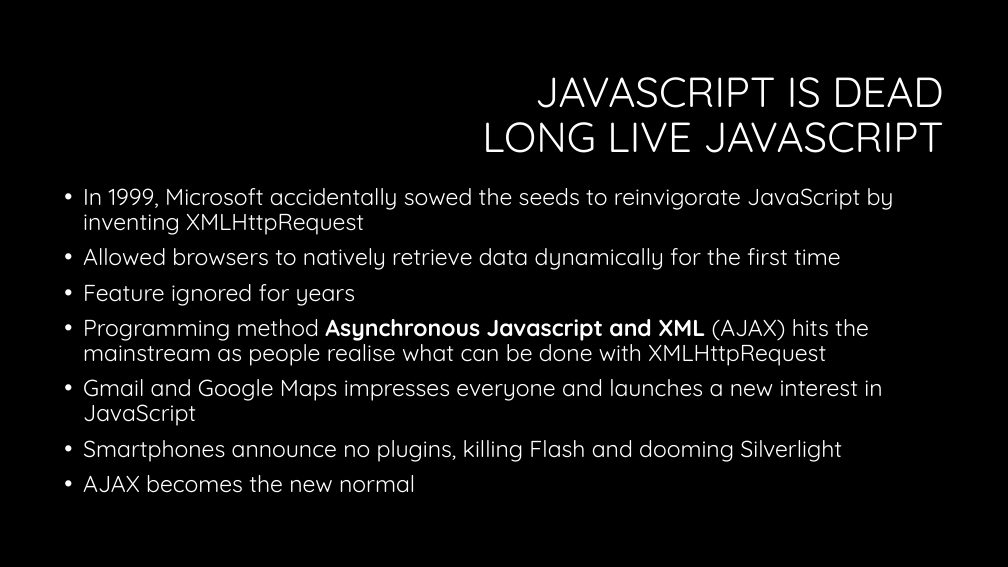
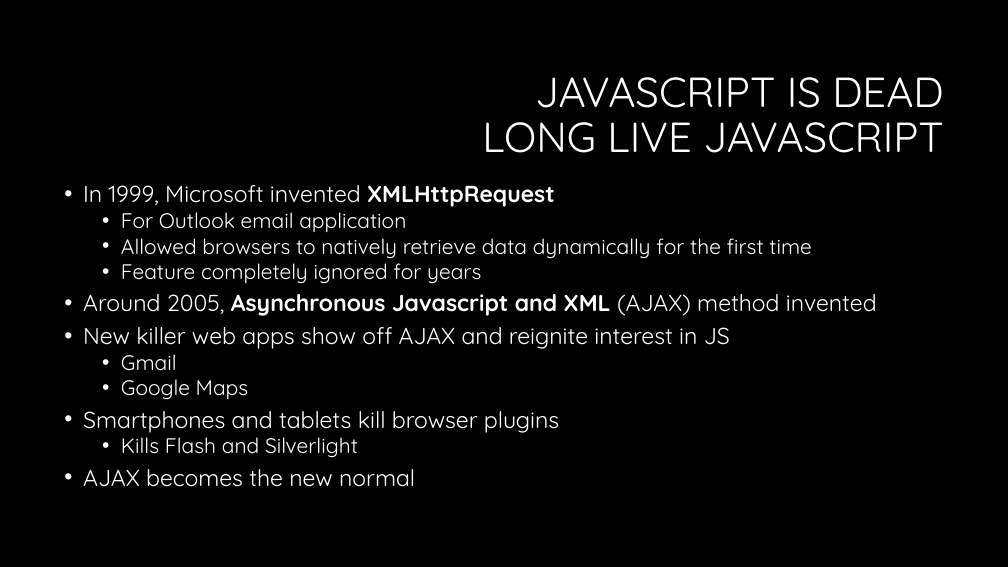
Before and after one commit to RonPenton/intro-to-typescript, a slide deck: slide 9 of Web development with Typescript.pptx (slide 8 before the commit). Drawn at 1008x567 pixels with LibreOffice and Linux fonts; fonts in the diff are those of the drawing; background and template pictures are left out. Boxes give left, top, right and bottom in pixels: in the first picture for what was removed or moved away, otherwise in the second. Text is boxed around its words. In the diff, an @@ line names an element or a change of style, - is before the commit and + after.

Commit message:
slides

```diff
--- a/Web development with Typescript.pptx
+++ b/Web development with Typescript.pptx
@@ text at (83, 185, 555, 232): text changed @@
-• In 1999, Microsoft accidentally sowed the seeds to reinvigorate JavaScript by inventing XMLHttpRequest
+• In 1999, Microsoft invented XMLHttpRequest
+  • For Outlook email application
@@ text at (83, 238, 811, 487): size 22 to 20 pt in "Allowed browsers to natively retrieve data dynamically ..."; list level 1 to 2 in "Allowed browsers to natively retrieve ..."; line spacing 0.9 to 0.8 @@
@@ text at (83, 263, 877, 457): text changed @@
-• Feature ignored for years
-• Programming method Asynchronous Javascript and XML (AJAX) hits the mainstream as people realise what can be done with XMLHttpRequest
-• Gmail and Google Maps impresses everyone and launches a new interest in JavaScript
-• Smartphones announce no plugins, killing Flash and dooming Silverlight
+  • Feature completely ignored for years
+• Around 2005, Asynchronous Javascript and XML (AJAX) method invented
+• New killer web apps show off AJAX and reignite interest in JS
+  • Gmail
+  • Google Maps
+• Smartphones and tablets kill browser plugins
+  • Kills Flash and Silverlight
```
Also in this commit, not shown: 18 other slides changed, 3 slides added, 2 slides removed.
